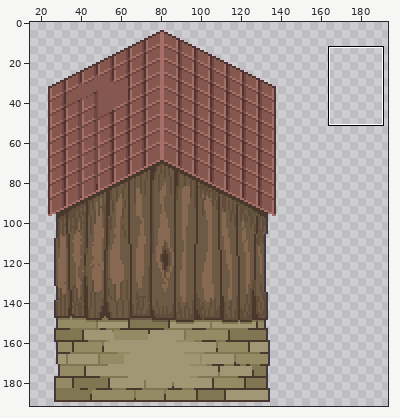
A pixel-art file gets an edit: assets/02_architecture/05_moulin/02_ext/bat2.aseprite. Above: a wide view before the commit, with the close-up outlined.
Close-up. Earlier state:
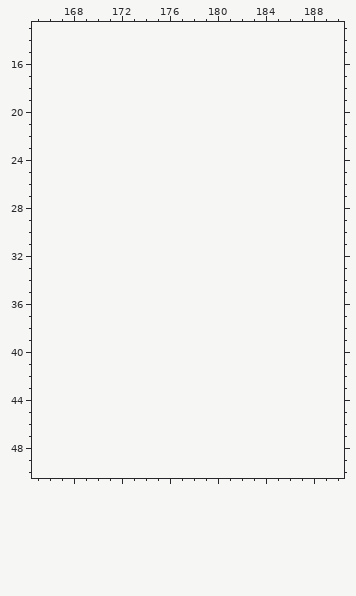
160x192 pixels, 1 frame. Colours within 5 levels of each other are drawn and written as one. Shown: x 165..190, y 13..50. The old version is drawn lined up with the new one, on the new canvas. The wide view leaves out empty margins. The commit also changed other parts of the picture, which this record leaves out.
After the commit:
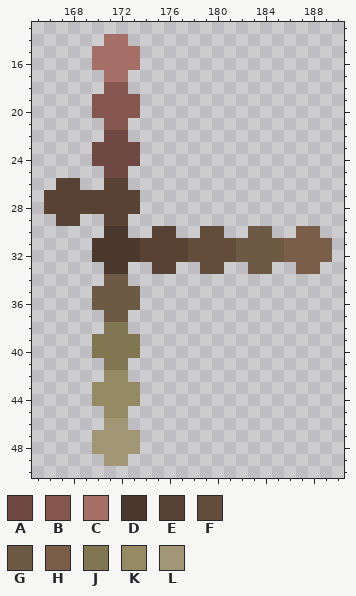
Palette (. is transparent): A #6f4842  B #86574f  C #a56f68  D #49382b  E #584234  F #624c3a  G #6d5a45  H #7b5e49  J #807651  K #948a64  L #a19774
Edits made:
canvas 160x192 -> 203x192
@@ x 165..190 @@
 13 ..........................
-14 ..........................
-15 ..........................
-16 ..........................
-17 ..........................
-18 ..........................
-19 ..........................
-20 ..........................
-21 ..........................
-22 ..........................
-23 ..........................
-24 ..........................
-25 ..........................
-26 ..........................
-27 ..........................
-28 ..........................
-29 ..........................
-30 ..........................
-31 ..........................
-32 ..........................
-33 ..........................
-34 ..........................
-35 ..........................
-36 ..........................
-37 ..........................
-38 ..........................
-39 ..........................
-40 ..........................
-41 ..........................
-42 ..........................
-43 ..........................
-44 ..........................
-45 ..........................
-46 ..........................
-47 ..........................
-48 ..........................
-49 ..........................
+14 ......CC..................
+15 .....CCCC.................
+16 .....CCCC.................
+17 ......CC..................
+18 ......BB..................
+19 .....BBBB.................
+20 .....BBBB.................
+21 ......BB..................
+22 ......AA..................
+23 .....AAAA.................
+24 .....AAAA.................
+25 ......AA..................
+26 ..EE..EE..................
+27 .EEEEEEEE.................
+28 .EEEEEEEE.................
+29 ..EE..EE..................
+30 ......DD..EE..FF..GG..HH..
+31 .....DDDDEEEEFFFFGGGGHHHH.
+32 .....DDDDEEEEFFFFGGGGHHHH.
+33 ......DD..EE..FF..GG..HH..
+34 ......GG..................
+35 .....GGGG.................
+36 .....GGGG.................
+37 ......GG..................
+38 ......JJ..................
+39 .....JJJJ.................
+40 .....JJJJ.................
+41 ......JJ..................
+42 ......KK..................
+43 .....KKKK.................
+44 .....KKKK.................
+45 ......KK..................
+46 ......LL..................
+47 .....LLLL.................
+48 .....LLLL.................
+49 ......LL..................
 50 ..........................
Where, in picture pixels (left, top, right, bottom), the same in both close-ups:
added: (44, 34, 332, 466)
